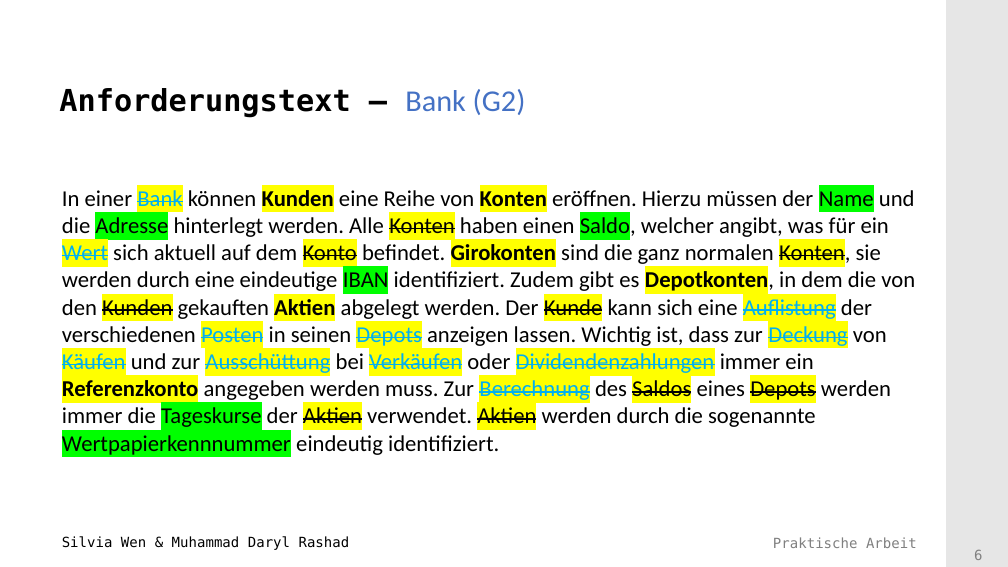
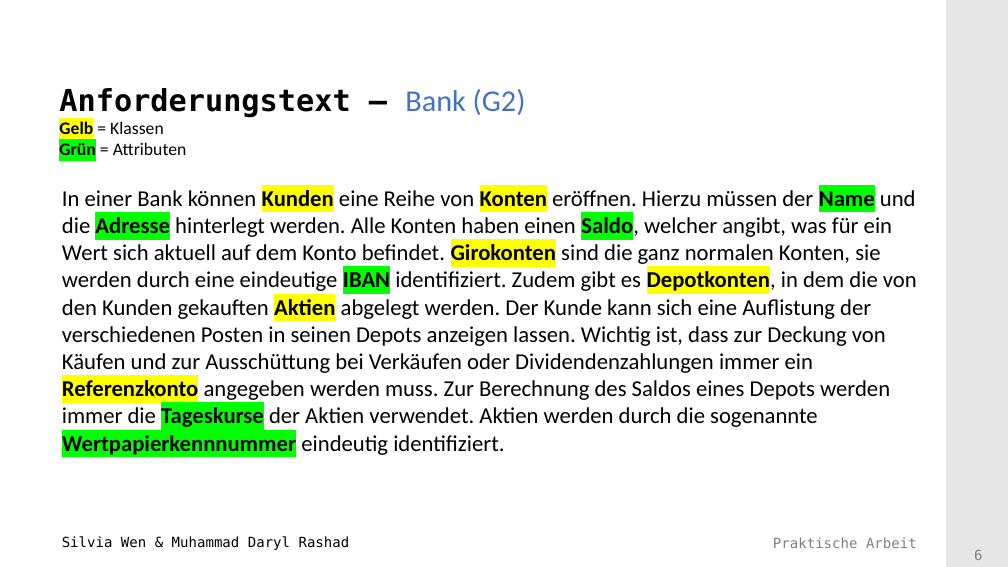
Before and after one commit to Mufasaxi/SimpleBank, a slide deck: slide 6 of Vorlage_Praesentation_2022_Subgroup_2_4_OOA.pptx. Drawn at 1008x567 pixels with LibreOffice and Linux fonts; fonts in the diff are those of the drawing; background and template pictures are left out. Boxes give left, top, right and bottom in pixels: in the first picture for what was removed or moved away, otherwise in the second. Text is boxed around its words. In the diff, an @@ line names an element or a change of style, - is before the commit and + after.

Commit message:
cleaned up anforderungstext and user stories

```diff
--- a/Vorlage_Praesentation_2022_Subgroup_2_4_OOA.pptx
+++ b/Vorlage_Praesentation_2022_Subgroup_2_4_OOA.pptx
@@ title at <box>59,88,526,155</box>: text changed; size 24 to 14 pt; font DejaVu Sans Mono to Calibri; bold off @@
-Anforderungstext – Bank (G2)
+Anforderungstext – Bank (G2)
+Gelb = Klassen
+Grün = Attributen
@@ text "In einer Bank können Kunden ..." at <box>62,190,917,458</box>: text colour #00B0F0 to #000000 in "Bank Wert Auflistung Posten Depots Deckung Käufen ..."; highlight #FFFF00 to none, strikethrough off in "Bank Konten Wert Konto Konten, Kunden Kunde ..."; bold on in "Name Adresse Saldo, IBAN Tageskurse Wertpapierkennnummer" @@
```
Also in this commit, not shown: 9 other slides changed, 1 slide added.
